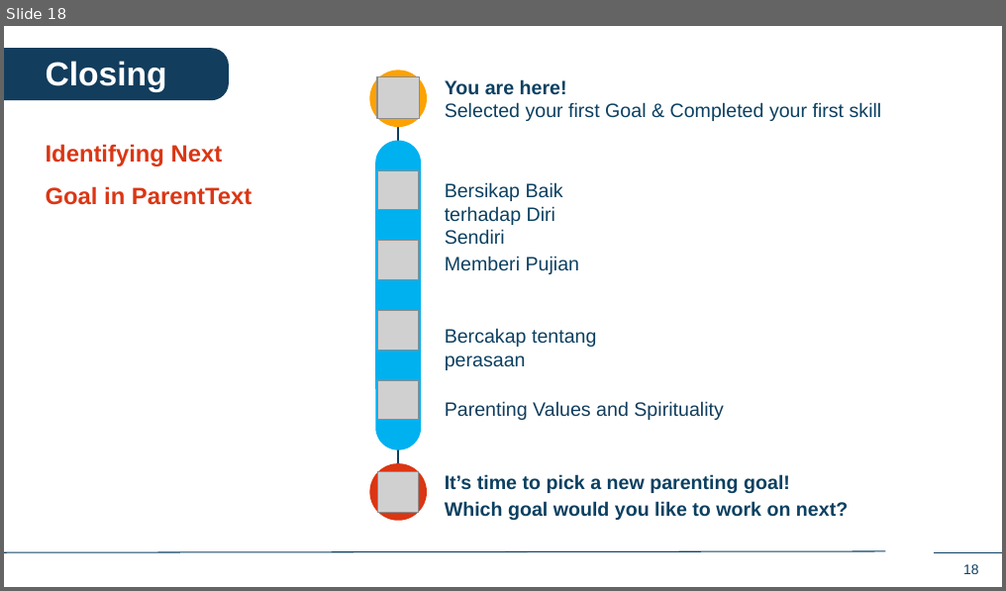
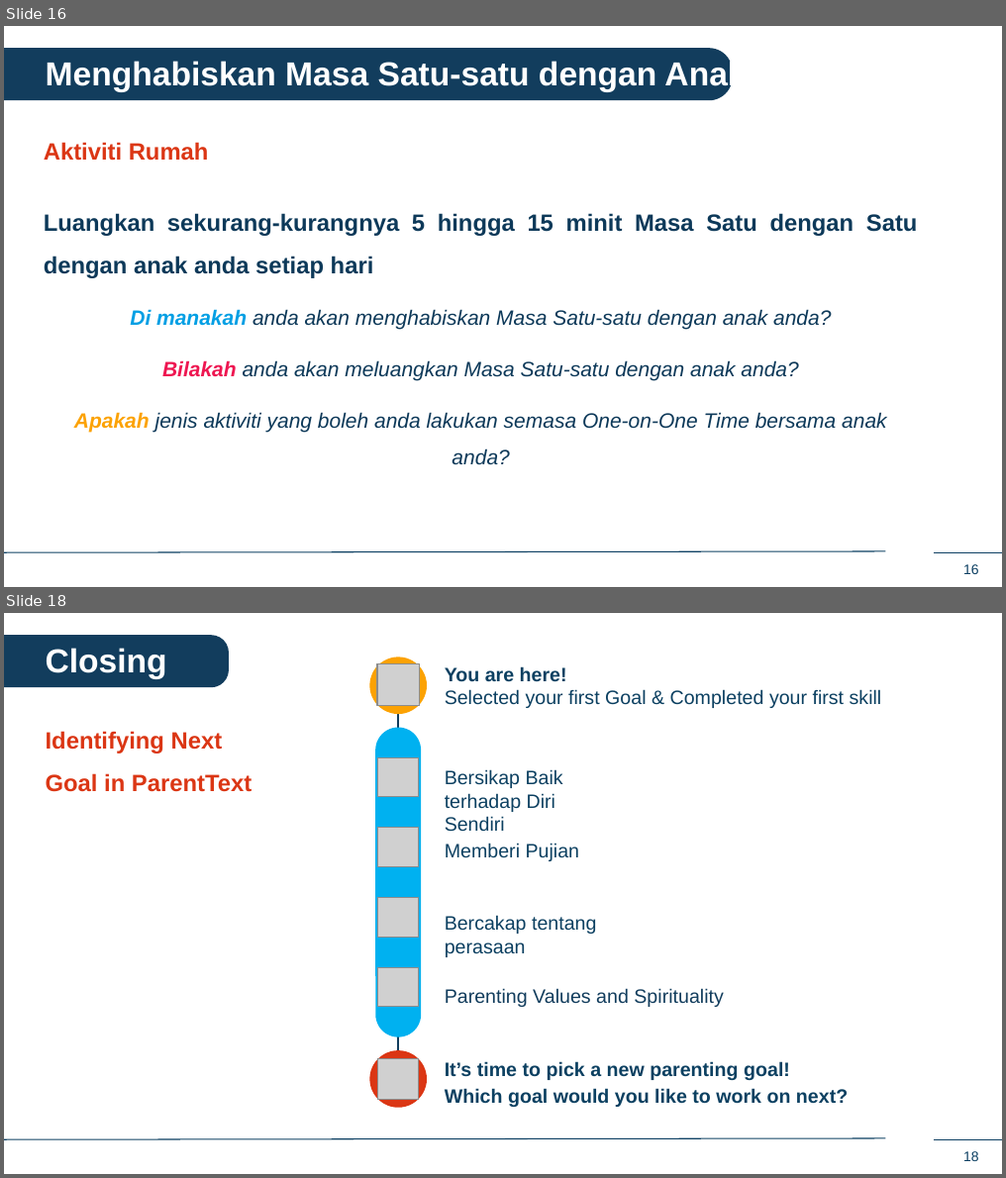
Before and after one commit to IDEMSInternational/plh-digital-content, a slide deck: translations/facilitator_app_malaysia/ms/ms_in_person_sessions.pptx. Shown one above the other, each under a label of ours: slide 18 before the commit, slides 16 and 18 after it; the slides between them are not shown. The pictures are 1006x591 and 1006x1178 pixels, drawn with LibreOffice and Linux fonts; fonts in the diff are those of the drawing; grey boxes stand for pictures; background and template pictures are left out. Boxes give left, top, right and bottom in pixels: in the first picture for what was removed or moved away, otherwise in the second. Text is boxed around its words. In the diff, an @@ line names an element or a change of style, - is before the commit and + after.

```diff
--- a/translations/facilitator_app_malaysia/ms/ms_in_person_sessions.pptx
+++ b/translations/facilitator_app_malaysia/ms/ms_in_person_sessions.pptx
@@ slide 16 added at (4,26,1002,587), background #FFFFFF; not listed: 3 template elements that a slide beside it also shows @@
@@ round same rect added at (5,48,733,100), fill #123D5D @@
@@ text added at (46,59,746,92), 24 pt, text #FFFFFF, bold @@
+Menghabiskan Masa Satu-satu dengan Anak Saya
@@ text added at (44,142,918,465), 15 pt, text #0D3959, italic @@
+Aktiviti Rumah
+Luangkan sekurang-kurangnya 5 hingga 15 minit Masa Satu dengan Satu dengan anak anda setiap hari
+Di manakah anda akan menghabiskan Masa Satu-satu dengan anak anda?
+Bilakah anda akan meluangkan Masa Satu-satu dengan anak anda?
+Apakah jenis aktiviti yang boleh anda lakukan semasa One-on-One Time bersama anak anda?
```
Also in this commit, not shown: 5 slides changed, 11 other slides added, 12 slides removed.
